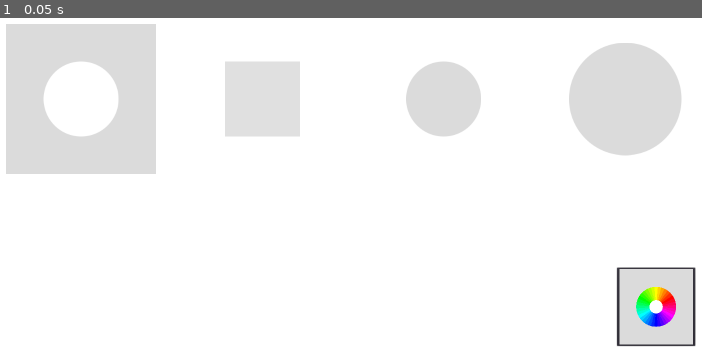
Above: before the commit, frame 1.
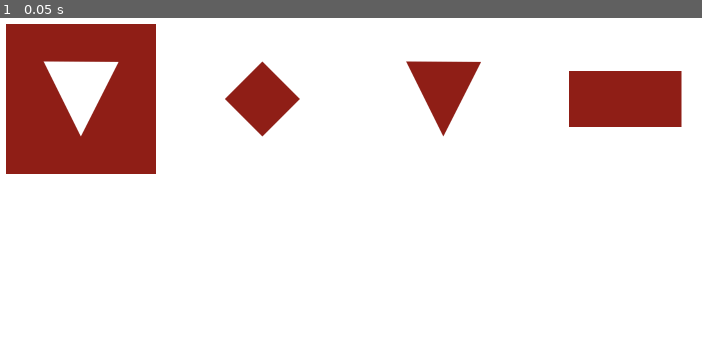
Above: after the commit, the same moment.

Repository: efor0004/spatial-fyp
Game: Godot game, scene res://Game.tscn
Two runs of this game, one before a commit and one after it. Both use one fixed random seed, a clock stepped at 60 frames per second and the inputs below.
Inputs:
- Up to frame 1 (0.05 s): no input

The runs differ from the first frame. In frame 1, 20% of the frame differs, in the area x 0-100%, y 1-99%.

Commit message:
QUILT: Randomise colour per question

Diff:
--- a/quilt/app/Game.tscn
+++ b/quilt/app/Game.tscn
@@ -1,7 +1,6 @@
-[gd_scene load_steps=9 format=2]
+[gd_scene load_steps=7 format=2]
 
 [ext_resource path="res://assets/sprites/questions/level_1/question_1/option_3.png" type="Texture" id=1]
-[ext_resource path="res://assets/sprites/buttons/colour_wheel.png" type="Texture" id=2]
 [ext_resource path="res://scripts/Question.gd" type="Script" id=3]
 [ext_resource path="res://assets/sprites/questions/level_1/question_1/holey_quilt.png" type="Texture" id=4]
 [ext_resource path="res://assets/sprites/questions/level_1/question_1/option_1.png" type="Texture" id=5]
@@ -9,8 +8,6 @@
 
 [sub_resource type="RectangleShape2D" id=1]
 extents = Vector2( 192, 192 )
-
-[sub_resource type="ImageTexture" id=2]
 
 [node name="Game" type="Node2D"]
 
@@ -63,25 +60,6 @@
 [node name="CollisionShape2D" type="CollisionShape2D" parent="Question/Option 3"]
 visible = false
 shape = SubResource( 1 )
-
-[node name="ColorPickerButton" type="ColorPickerButton" parent="."]
-self_modulate = Color( 0.862745, 0.862745, 0.862745, 1 )
-margin_left = 1700.0
-margin_top = 1200.0
-margin_right = 1900.0
-margin_bottom = 1400.0
-icon = SubResource( 2 )
-expand_icon = true
-color = Color( 1, 1, 1, 1 )
-__meta__ = {
-"_edit_use_anchors_": false
-}
-
-[node name="colour_wheel" type="Sprite" parent="ColorPickerButton"]
-position = Vector2( 100, 100 )
-scale = Vector2( 0.1, 0.1 )
-texture = ExtResource( 2 )
 [connection signal="input_event" from="Question/Option 1" to="Question" method="_on_Option_1_input_event"]
 [connection signal="input_event" from="Question/Option 2" to="Question" method="_on_Option_2_input_event"]
 [connection signal="input_event" from="Question/Option 3" to="Question" method="_on_Option_3_input_event"]
-[connection signal="color_changed" from="ColorPickerButton" to="Question" method="_on_ColorPickerButton_color_changed"]
--- a/quilt/app/scripts/Question.gd
+++ b/quilt/app/scripts/Question.gd
@@ -9,6 +9,7 @@
 onready var option_file_text = "option_"
 
 func _ready():
+	randomise_question_colour()
 	question_order = shuffle_list(range(1,questions_per_level + 1))
 	set_textures()
 
@@ -26,13 +27,14 @@
 		shuffle_question_order()
 
 	set_textures()
+	randomise_question_colour()
 
 func shuffle_question_order():
 	question_order = shuffle_list(range(1,questions_per_level + 1))
 
 func set_textures():
 	var children = get_children()
-	var shuffled_question = question_order[current_question]
+	var shuffled_question = question_order[current_question - 1]
 	var base_path = "res://assets/sprites/questions/level_%d/question_%d" % [current_level, shuffled_question]
 
 	print("Level %d, Question %d" % [current_level, current_question])
@@ -92,6 +94,25 @@
 	if (opt_no == 1):
 		next_question()
 
+func randomise_question_colour():
+	var rng = RandomNumberGenerator.new()
+	rng.randomize()
+	var r = rng.randf_range(0,0.9)
+	var g = rng.randf_range(0,0.9)
+	var b = rng.randf_range(0,0.9)
+	var colour = Color(r,g,b,1)
+	set_question_colour(colour)
+
+func set_question_colour(colour):
+	var children = get_children()
+	for child in children:
+		var sprite
+		if child.get_class() == "Sprite":
+			sprite = child
+		else:
+			sprite = child.get_child(0)
+		sprite.self_modulate = colour
+
 func _on_Option_1_input_event(viewport, event, shape_idx):
 	if event is InputEventMouseButton \
 	and event.button_index == BUTTON_LEFT \
@@ -111,16 +132,3 @@
 	and event.button_index == BUTTON_LEFT \
 	and event.is_pressed():
 		on_option_pressed(3)
-
-
-func _on_ColorPickerButton_color_changed(colour):
-	print(colour)
-	var children = get_children()
-	for child in children:
-		var sprite
-		if child.get_class() == "Sprite":
-			sprite = child
-		else:
-			sprite = child.get_child(0)
-		print(sprite)
-		sprite.self_modulate = colour
